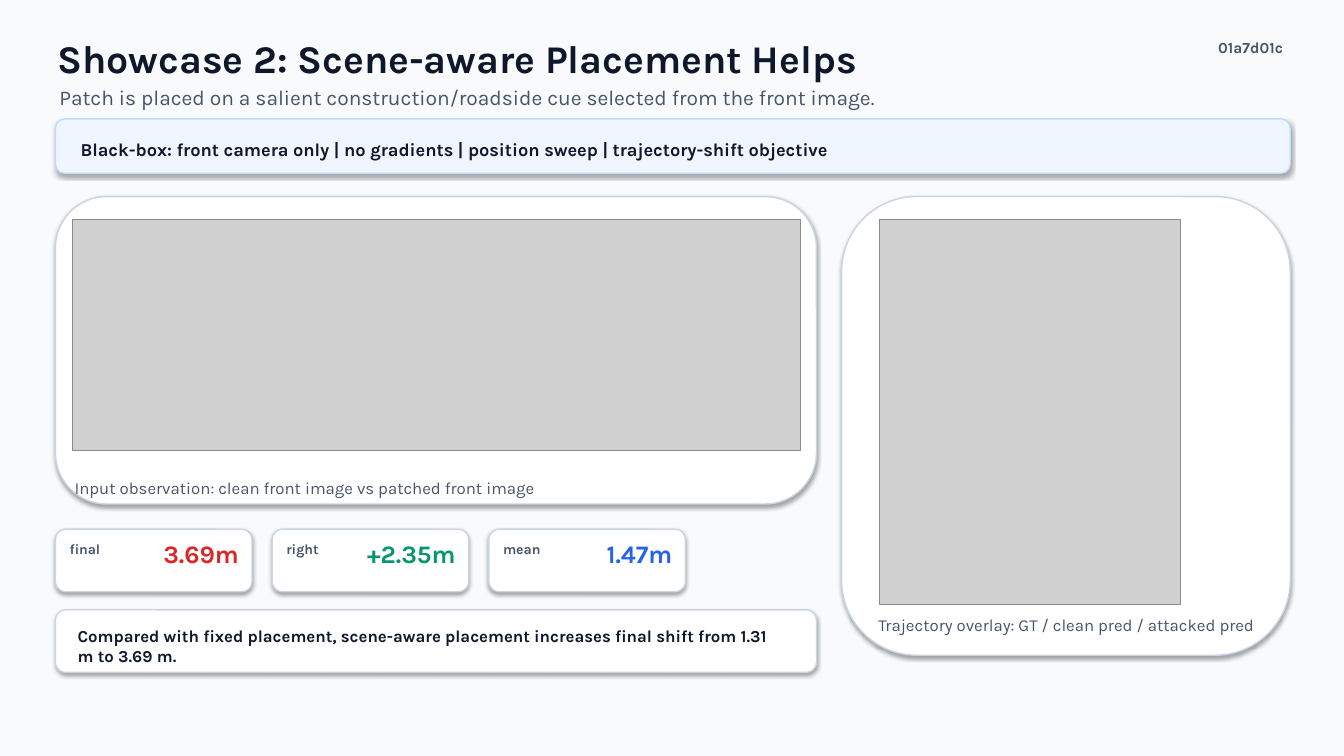
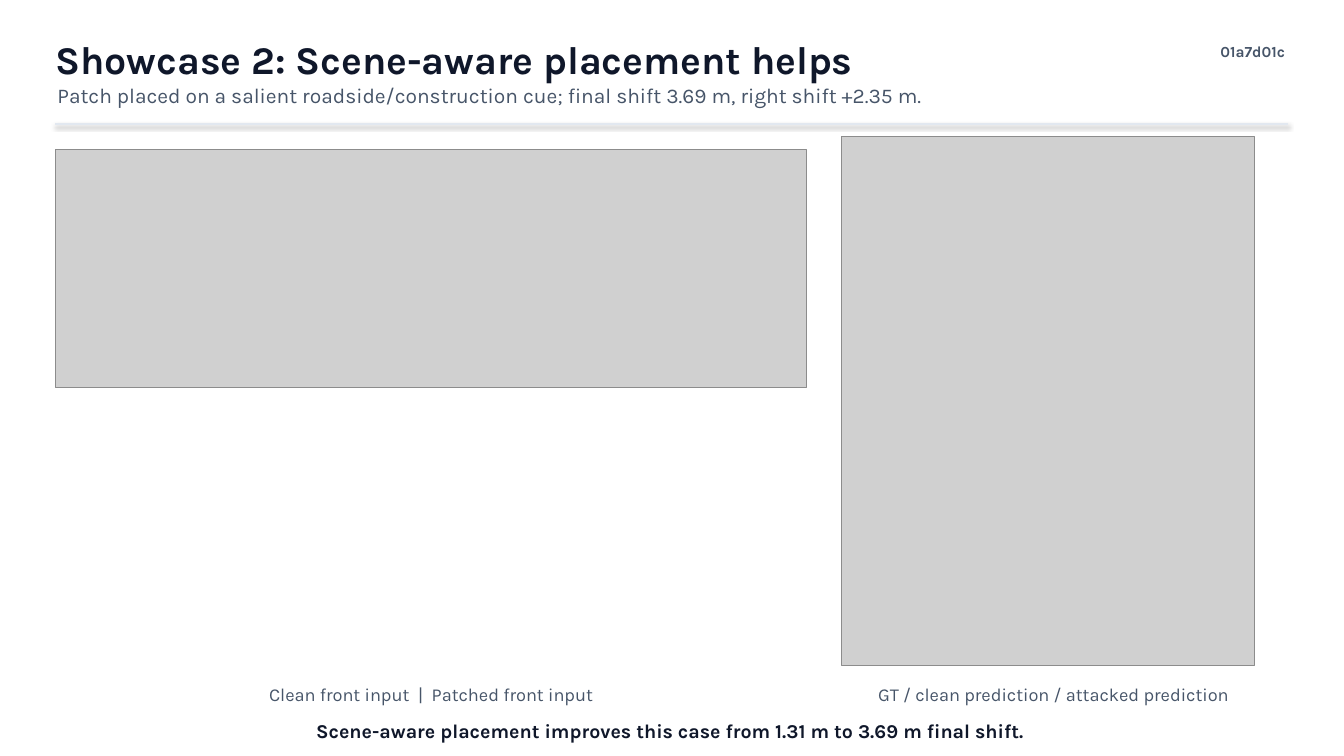
Before and after one commit to ulairii/AutoVLA, a slide deck: slide 2 of report/autovla_blackbox_attack_2slides.pptx. Drawn at 1344x756 pixels with LibreOffice and Linux fonts; fonts in the diff are those of the drawing; grey boxes stand for pictures. Boxes give left, top, right and bottom in pixels: in the first picture for what was removed or moved away, otherwise in the second. Text is boxed around its words. In the diff, an @@ line names an element or a change of style, - is before the commit and + after.

Commit message:
Simplify AutoVLA attack showcase slides

```diff
--- a/report/autovla_blackbox_attack_2slides.pptx
+++ b/report/autovla_blackbox_attack_2slides.pptx
@@ background #F8FAFC to #FFFFFF @@
@@ text at box(55, 47, 853, 84): text changed @@
-Showcase 2: Scene-aware Placement Helps
+Showcase 2: Scene-aware placement helps
@@ text "01a7d01c": place and size @@
-text "01a7d01c" at box(1218, 42, 1283, 53)
+text "01a7d01c" at box(1220, 46, 1285, 57)
@@ text at box(57, 87, 921, 108): text changed @@
-Patch is placed on a salient construction/roadside cue selected from the front image.
+Patch placed on a salient roadside/construction cue; final shift 3.69 m, right shift +2.35 m.
@@ rounded rectangle removed at box(55, 119, 1291, 173) @@
@@ picture: place and size @@
-picture at box(73, 220, 801, 451)
+picture at box(55, 149, 807, 388)
@@ line added from (55, 124) to (1289, 124), #E2E8F0 1 pt @@
@@ text removed at box(81, 143, 828, 161) @@
-Black-box: front camera only | no gradients | position sweep | trajectory-shift objective
@@ picture: place and size @@
-picture at box(880, 220, 1181, 605)
+picture at box(842, 136, 1255, 665)
@@ rounded rectangle removed at box(55, 197, 817, 504) @@
@@ rounded rectangle removed at box(842, 197, 1291, 655) @@
@@ rounded rectangle removed at box(55, 529, 252, 592) @@
@@ rounded rectangle removed at box(272, 529, 469, 592) @@
@@ rounded rectangle removed at box(489, 529, 686, 592) @@
@@ text removed at box(70, 544, 101, 554) @@
-final
@@ text removed at box(163, 546, 239, 564) @@
-3.69m
@@ text removed at box(286, 544, 318, 558) @@
-right
@@ text removed at box(367, 546, 455, 564) @@
-+2.35m
@@ text removed at box(503, 547, 541, 554) @@
-mean
@@ text removed at box(607, 546, 673, 563) @@
-1.47m
@@ rounded rectangle removed at box(55, 610, 817, 673) @@
@@ text at box(269, 688, 593, 706): text changed; size 12 to 13 pt @@
-Input observation: clean front image vs patched front image
+Clean front input | Patched front input
@@ text at box(878, 688, 1229, 706): text changed; size 12 to 13 pt @@
-Trajectory overlay: GT / clean pred / attacked pred
+GT / clean prediction / attacked prediction
@@ text at box(316, 724, 1023, 743): text changed; size 12 to 14 pt @@
-Compared with fixed placement, scene-aware placement increases final shift from 1.31 m to 3.69 m.
+Scene-aware placement improves this case from 1.31 m to 3.69 m final shift.
```
Also in this commit, not shown: 1 other slide changed, 1 other file.
